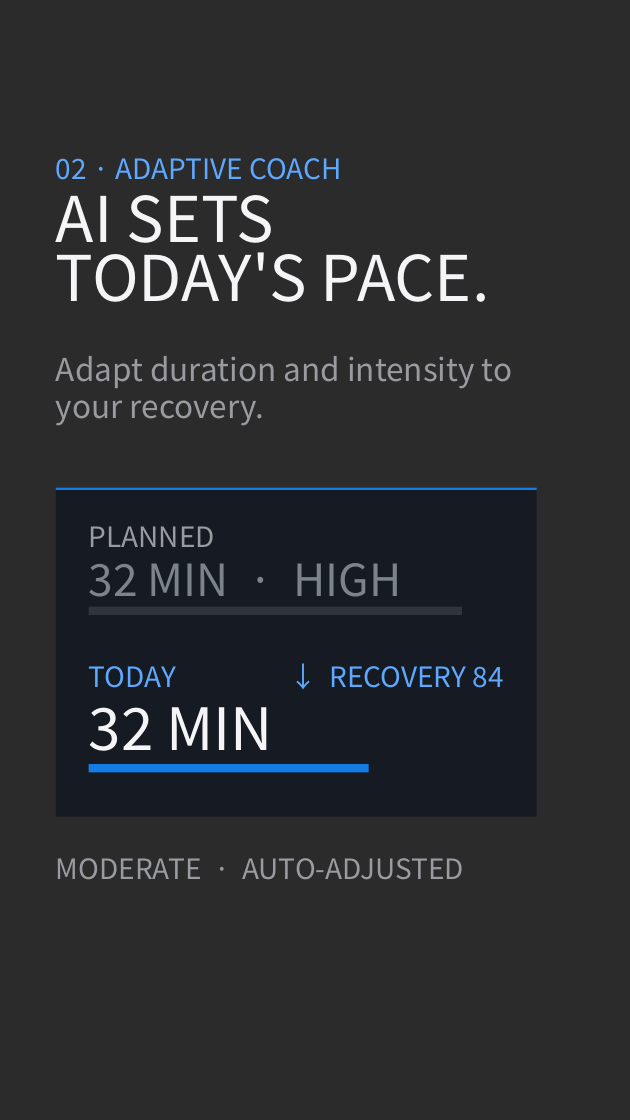
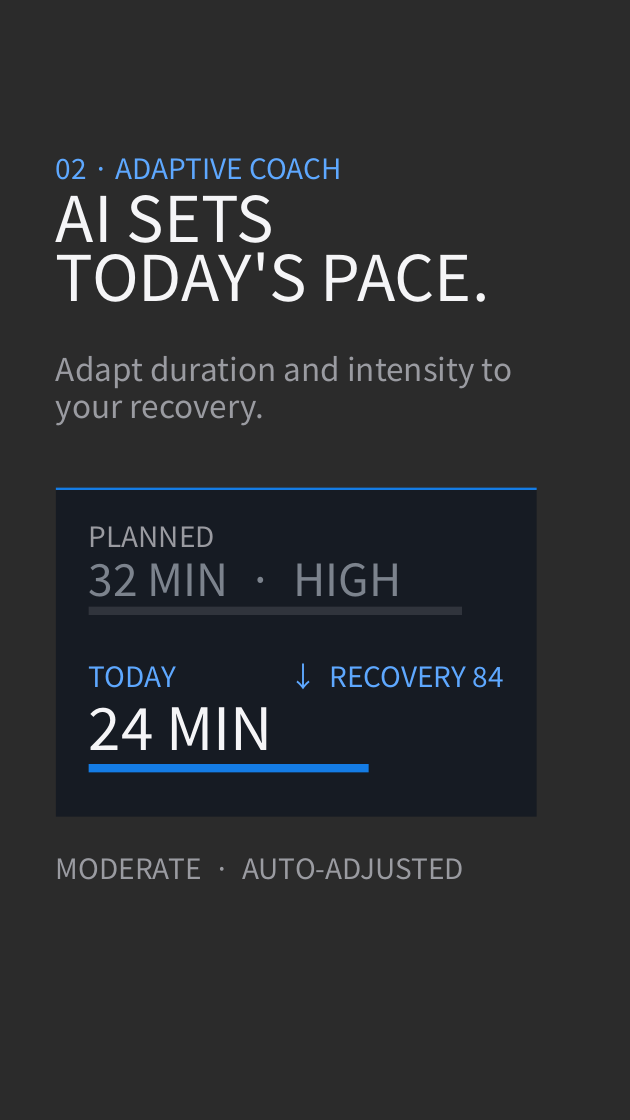
Before and after one commit to sjquant/quickthumb, a slide deck: slide 5 of examples/product_hype_reel.pptx. Drawn at 630x1120 pixels with LibreOffice and Linux fonts; fonts in the diff are those of the drawing; background and template pictures are left out; a plain dark background stands for a picture behind light text. Boxes give left, top, right and bottom in pixels: in the first picture for what was removed or moved away, otherwise in the second. Text is boxed around its words. In the diff, an @@ line names an element or a change of style, - is before the commit and + after.

```diff
--- a/examples/product_hype_reel.pptx
+++ b/examples/product_hype_reel.pptx
@@ text at <box>89,707,273,765</box>: text changed @@
-32 MIN
+24 MIN
```
Also in this commit, not shown: 6 other slides changed, 11 other files.
